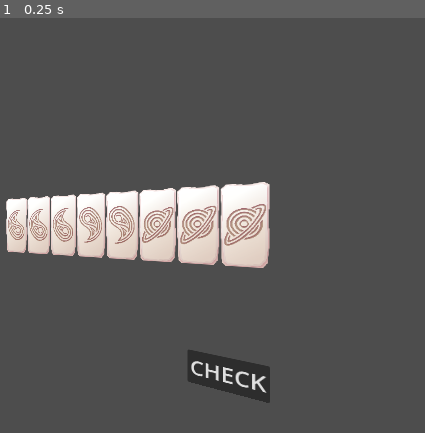
Above: before the commit, frame 1.
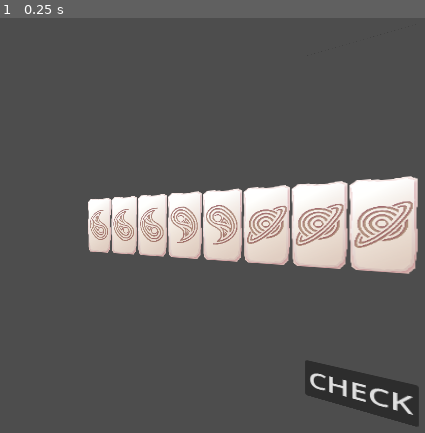
Above: after the commit, the same moment.

Repository: Wendfrey/minijam_210_astral
Game: Godot game, scene res://Scenes/Nivel.tscn
Two runs of this game, one before a commit and one after it. Both use one fixed random seed, a clock stepped at 60 frames per second and the inputs below. This scene is started directly instead of the project's main scene.
Inputs:
- Up to frame 1 (0.25 s): no input

The runs differ from the first frame. In frame 1, 18% of the frame differs, in the area x 1-99%, y 38-99%.

Commit message:
la perspectiva fucking funciona

Diff:
--- a/minijam-210-astral/CheckRules.gd
+++ b/minijam-210-astral/CheckRules.gd
@@ -1,4 +1,4 @@
-extends Node2D
+extends Control
 
 const RuleBAfterA = preload("uid://ckhhavxstsbhj")
 const RuleCtoCapart = preload("uid://dmxxr36bud62w")
--- a/minijam-210-astral/Scenes/Nivel.tscn
+++ b/minijam-210-astral/Scenes/Nivel.tscn
@@ -1,20 +1,47 @@
 [gd_scene format=3 uid="uid://bgirc837weahm"]
 
+[ext_resource type="Script" uid="uid://dp4el8r0ad4ik" path="res://Scenes/test.gd" id="1_cxw1l"]
 [ext_resource type="PackedScene" uid="uid://csjyu5taxo1po" path="res://test_world.tscn" id="1_neig4"]
 
+[sub_resource type="QuadMesh" id="QuadMesh_neig4"]
+
 [sub_resource type="ViewportTexture" id="ViewportTexture_neig4"]
-viewport_path = NodePath("SubViewport")
+viewport_path = NodePath("Node3D/SubViewport")
+
+[sub_resource type="StandardMaterial3D" id="StandardMaterial3D_cxw1l"]
+resource_local_to_scene = true
+shading_mode = 0
+albedo_texture = SubResource("ViewportTexture_neig4")
+
+[sub_resource type="BoxShape3D" id="BoxShape3D_neig4"]
+size = Vector3(1, 1, 0.02279663)
 
 [node name="Nivel" type="Node3D" unique_id=402974667]
+process_mode = 3
 
-[node name="SubViewport" type="SubViewport" parent="." unique_id=790904964]
+[node name="Node3D" type="Node3D" parent="." unique_id=1009633693]
+script = ExtResource("1_cxw1l")
+
+[node name="SubViewport" type="SubViewport" parent="Node3D" unique_id=790904964]
+physics_object_picking = true
+gui_embed_subwindows = true
 render_target_update_mode = 4
 
-[node name="TestWorld" parent="SubViewport" unique_id=140087252 instance=ExtResource("1_neig4")]
+[node name="TestWorld" parent="Node3D/SubViewport" unique_id=140087252 instance=ExtResource("1_neig4")]
+mouse_filter = 1
 
-[node name="Sprite3D" type="Sprite3D" parent="." unique_id=978628835]
-transform = Transform3D(0.8452525, 0, -0.5343671, 0, 1, 0, 0.5343671, 0, 0.8452525, 0, 0, 0)
-texture = SubResource("ViewportTexture_neig4")
+[node name="Quad" type="MeshInstance3D" parent="Node3D" unique_id=1153445317]
+transform = Transform3D(0.76304066, 0, -0.64635056, 0, 1, 0, 0.64635056, 0, 0.76304066, 0, 0, 0)
+mesh = SubResource("QuadMesh_neig4")
+surface_material_override/0 = SubResource("StandardMaterial3D_cxw1l")
+
+[node name="Area3D" type="Area3D" parent="Node3D/Quad" unique_id=33247490]
+collision_layer = 2
+input_capture_on_drag = true
+
+[node name="CollisionShape3D" type="CollisionShape3D" parent="Node3D/Quad/Area3D" unique_id=460029618]
+transform = Transform3D(1, 0, 2.9802322e-08, 0, 1, 0, -2.9802322e-08, 0, 1, -5.2910764e-08, 0, 0.0018463049)
+shape = SubResource("BoxShape3D_neig4")
 
 [node name="Camera3D" type="Camera3D" parent="." unique_id=2101582732]
-transform = Transform3D(1, 0, 0, 0, 1, 0, 0, 0, 1, -0.8252759, 0, 5.5748425)
+transform = Transform3D(1, 0, 0, 0, 1, 0, 0, 0, 1, -0.50033414, 0, 1.046984)
--- a/minijam-210-astral/test_world.tscn
+++ b/minijam-210-astral/test_world.tscn
@@ -4,7 +4,9 @@
 [ext_resource type="PackedScene" uid="uid://cte0ymnxkobwq" path="res://element.tscn" id="1_dxppu"]
 [ext_resource type="Script" uid="uid://c8jcc5y7w1h2k" path="res://spacer.gd" id="2_gy3sr"]
 
-[node name="TestWorld" type="Node2D" unique_id=140087252]
+[node name="TestWorld" type="Control" unique_id=1608082381]
+layout_mode = 3
+anchors_preset = 0
 script = ExtResource("1_1lwx6")
 
 [node name="Camera2D" type="Camera2D" parent="." unique_id=947224256]
